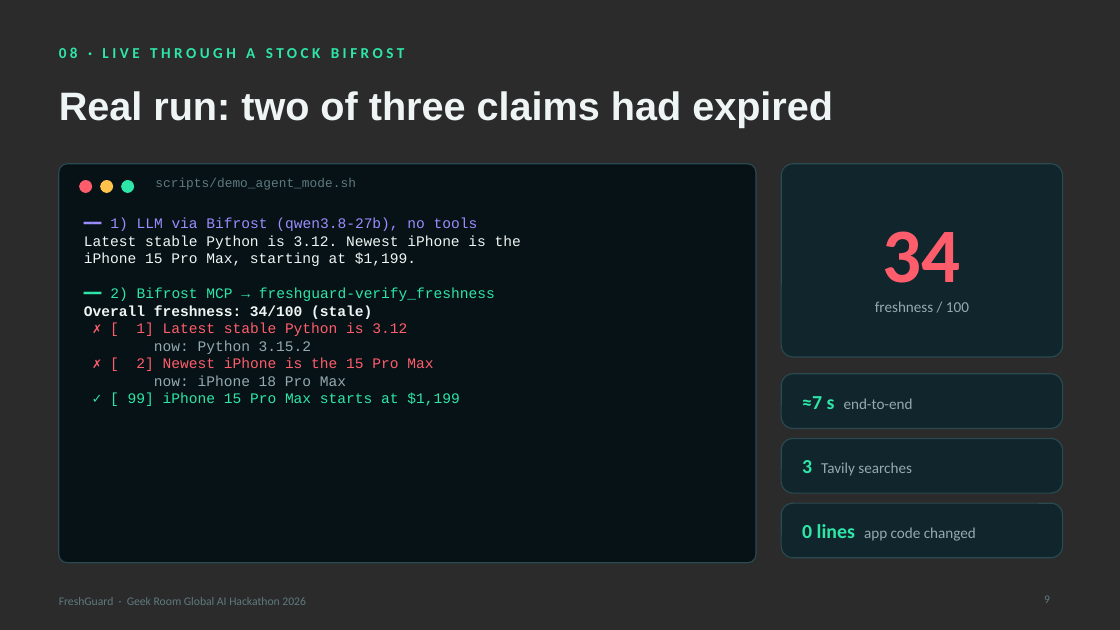
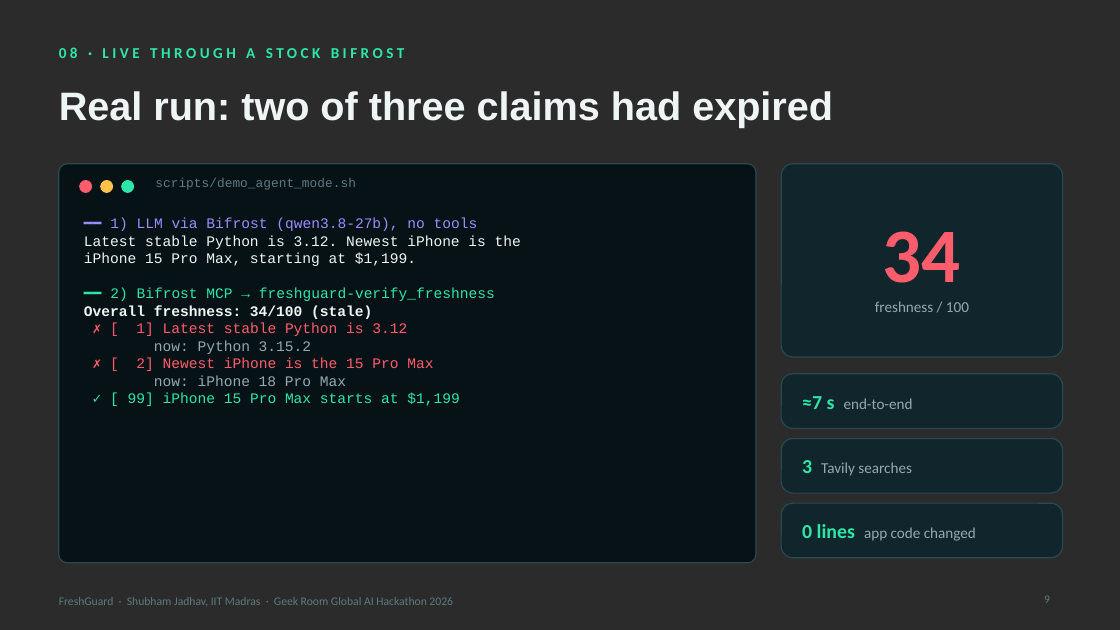
Before and after one commit to shubham-jadhav-FiatLux/freshguard, a slide deck: slide 9 of docs/FreshGuard_Pitch.pptx. Drawn at 1120x630 pixels with LibreOffice and Linux fonts; fonts in the diff are those of the drawing; background and template pictures are left out; a plain dark background stands for a picture behind light text. Boxes give left, top, right and bottom in pixels: in the first picture for what was removed or moved away, otherwise in the second. Text is boxed around its words. In the diff, an @@ line names an element or a change of style, - is before the commit and + after.

```diff
--- a/docs/FreshGuard_Pitch.pptx
+++ b/docs/FreshGuard_Pitch.pptx
@@ text at (59,597,453,605): text changed @@
-FreshGuard · Geek Room Global AI Hackathon 2026
+FreshGuard · Shubham Jadhav, IIT Madras · Geek Room Global AI Hackathon 2026
```
Also in this commit, not shown: 11 other slides changed, 2 other files.
